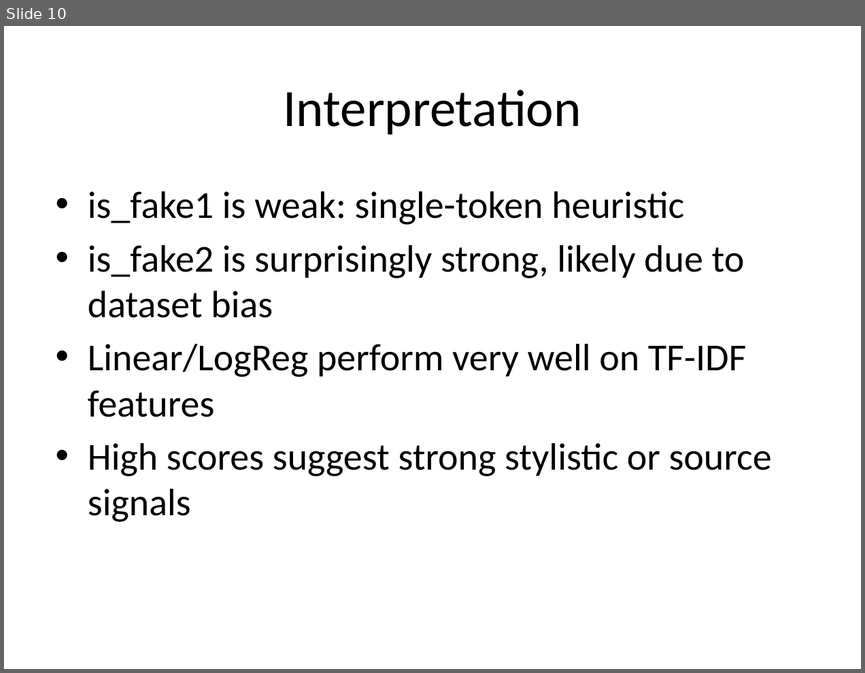
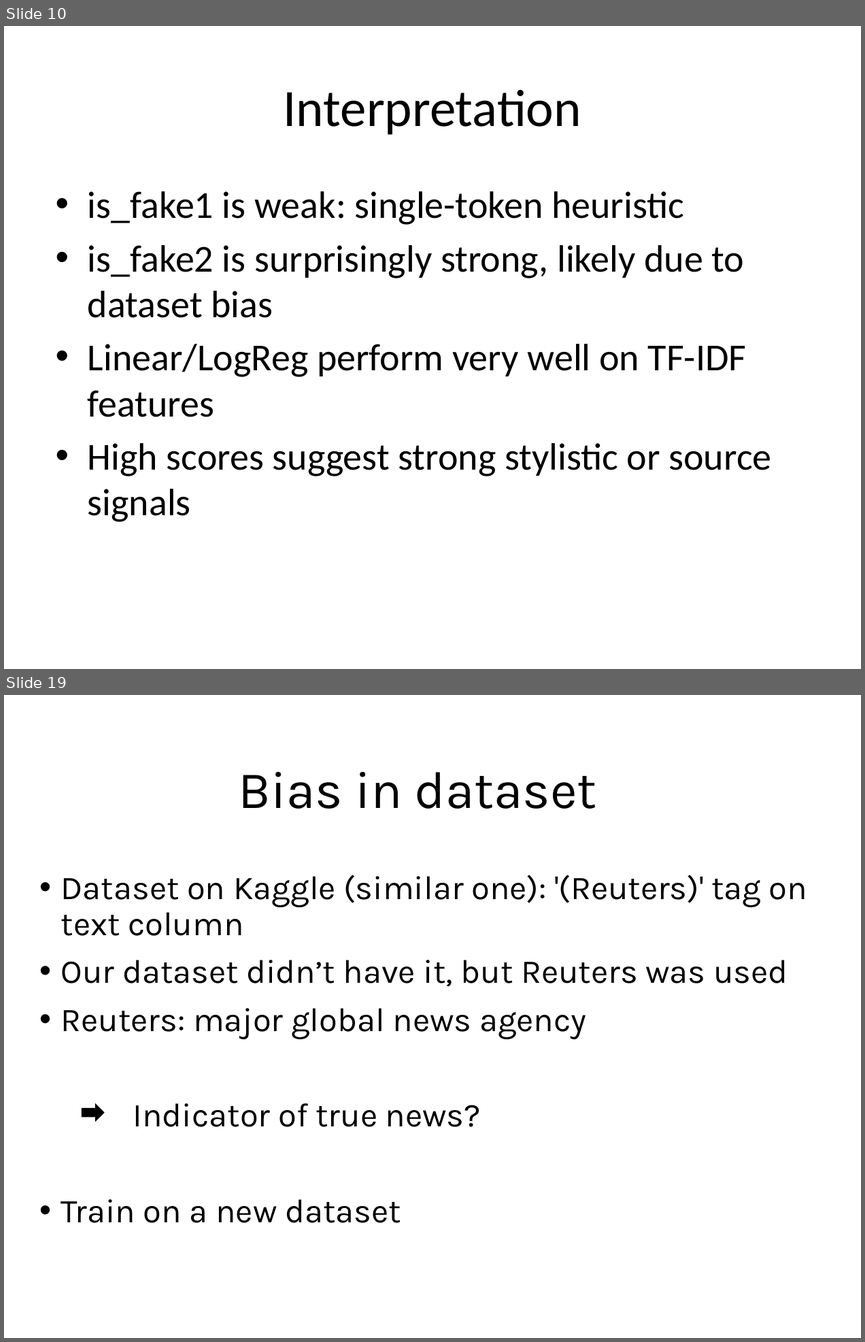
Before and after one commit to SebasN12/Fake-news-classifier, a slide deck: fake-news-classifier.pptx. Shown one above the other, each under a label of ours: slide 10 before the commit, slides 10 and 19 after it; the slides between them are not shown. The pictures are 865x673 and 865x1342 pixels, drawn with LibreOffice and Linux fonts; fonts in the diff are those of the drawing. Boxes give left, top, right and bottom in pixels: in the first picture for what was removed or moved away, otherwise in the second. Text is boxed around its words. In the diff, an @@ line names an element or a change of style, - is before the commit and + after.

```diff
--- a/fake-news-classifier.pptx
+++ b/fake-news-classifier.pptx
@@ slide 19 added at bbox=[4, 695, 861, 1338], background #FFFFFF @@
@@ text added at bbox=[238, 772, 597, 809], 44 pt, text #000000 @@
+Bias in dataset
@@ text added at bbox=[61, 875, 807, 1223], 28 pt, text #000000 @@
+• Dataset on Kaggle (similar one): '(Reuters)' tag on text column
+• Our dataset didn’t have it, but Reuters was used
+• Reuters: major global news agency
+Indicator of true news?
+• Train on a new dataset
@@ right arrow added at bbox=[81, 1103, 104, 1121], fill #000000 @@
```
Also in this commit, not shown: 8 other slides added.
